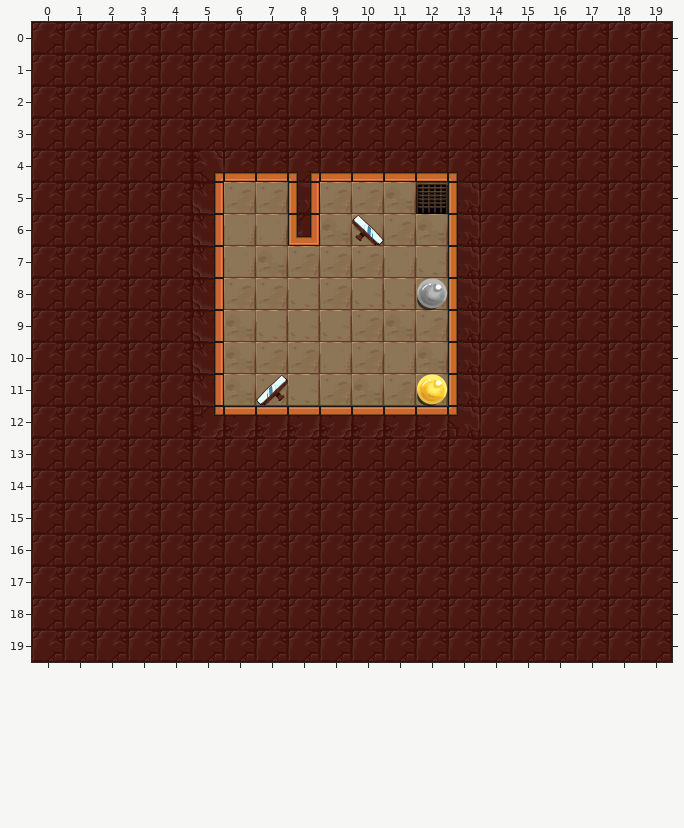
Level history. Tiled map: assets/levels/l4.tmx. Above is the file before it was changed.
Cells are 128x128 px. Shown: x 0..19, y 0..19.
After:
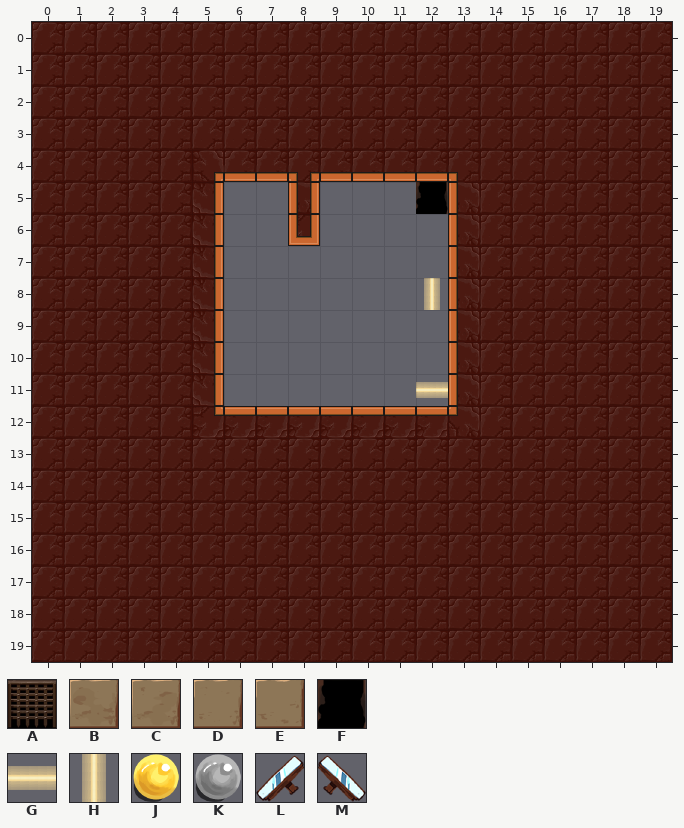
Key: from "exit": A 0; from "floors": B 0, C 1, D 2, E 3; from "holes": F 13; from "light": G 0, H 1; from "lightOrbs": J 0, K 1; from "mirrors": L 0, M 0 flipped left-right.
_ is an empty cell.
Objects are placed by their top-left corner, in cells (3,4 is the top-left corner of cell 3,4); size is 1x1 cell unless given.
From old to new:
Layer "Floor":
The author cleared tile B in row 5 at x 11; in row 6 at x 9 to 10 and 12; in row 7 at x 7; in row 9 at x 6 and 11; in row 10 at x 6 and 12; in row 11 at x 6 and 10.
The author cleared tile C in row 5 at x 6 to 7, 9 to 10 and 12; in row 6 at x 11; in row 7 at x 8 to 10; in row 8 at x 6 to 7, 9 and 12; in row 9 at x 10 and 12; in row 10 at x 7 to 8 and 10.
The author cleared tile C in row 11 at x 7, 9 and 11 to 12.
The author cleared tile D in row 6 at x 6 to 7; in row 7 at x 6 and 11; in row 10 at x 9 and 11.
The author cleared tile E in row 7 at x 12; in row 8 at x 8 and 10 to 11; in row 9 at x 7 to 9; in row 11 at x 8.
Layer "Mirrors":
Object M "mirror" at 10,6 is removed.
Object L "mirror" at 7,11 is removed.
Layer "Light":
Object K "lightSwitch" at 12,8 becomes H "lightSwitch" at 12,8.
Object J "lightOrb" at 12,11 becomes G "lightOrb" at 12,11.
Layer "Exit":
Object A "exit" at 12,5 becomes F "exit" at 12,5.
Where, in picture pixels (left, top, right, bottom), the same in both pictures:
changed: (224, 182, 448, 406)
